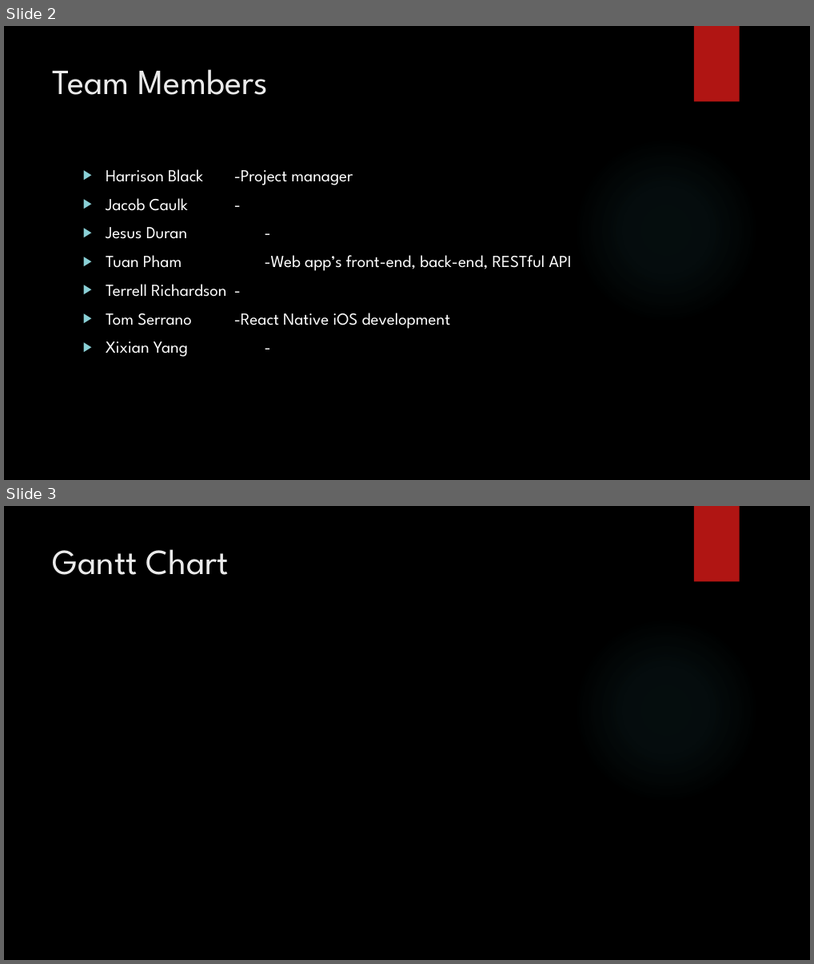
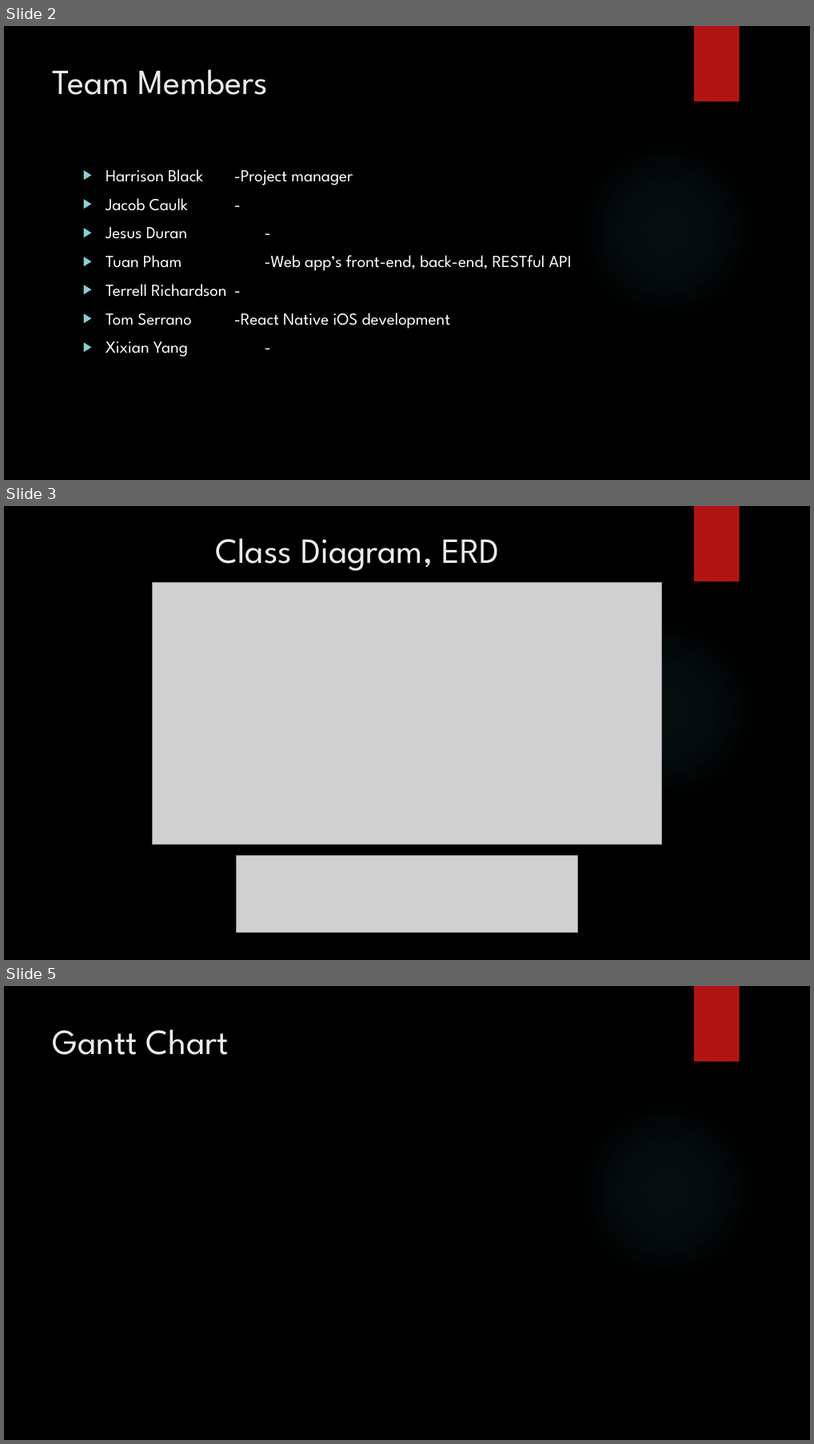
Before and after one commit to Visteus/Shopping-Manager, a slide deck: BudgetBuddy(final).pptx. Shown one above the other, each under a label of ours: slides 2 and 3 before the commit, slides 2, 3 and 5 after it; the slides between them are not shown. The pictures are 814x964 and 814x1444 pixels, drawn with LibreOffice and Linux fonts; fonts in the diff are those of the drawing; grey boxes stand for pictures; background and template pictures are left out. Boxes give left, top, right and bottom in pixels: in the first picture for what was removed or moved away, otherwise in the second. Text is boxed around its words. In the diff, an @@ line names an element or a change of style, - is before the commit and + after.

```diff
--- a/BudgetBuddy(final).pptx
+++ b/BudgetBuddy(final).pptx
@@ slide 3 added at [4,506,810,960], background picture (left out); not listed: 2 template elements that a slide beside it also shows @@
@@ title added at [216,538,499,571], 42 pt, text #EBEBEB @@
+Class Diagram, ERD
@@ picture added at [153,582,662,844] @@
@@ picture added at [236,855,578,932] @@
@@ what was slide 3 is now slide 5 @@
```
Also in this commit, not shown: 2 other slides added, 1 slide removed.
